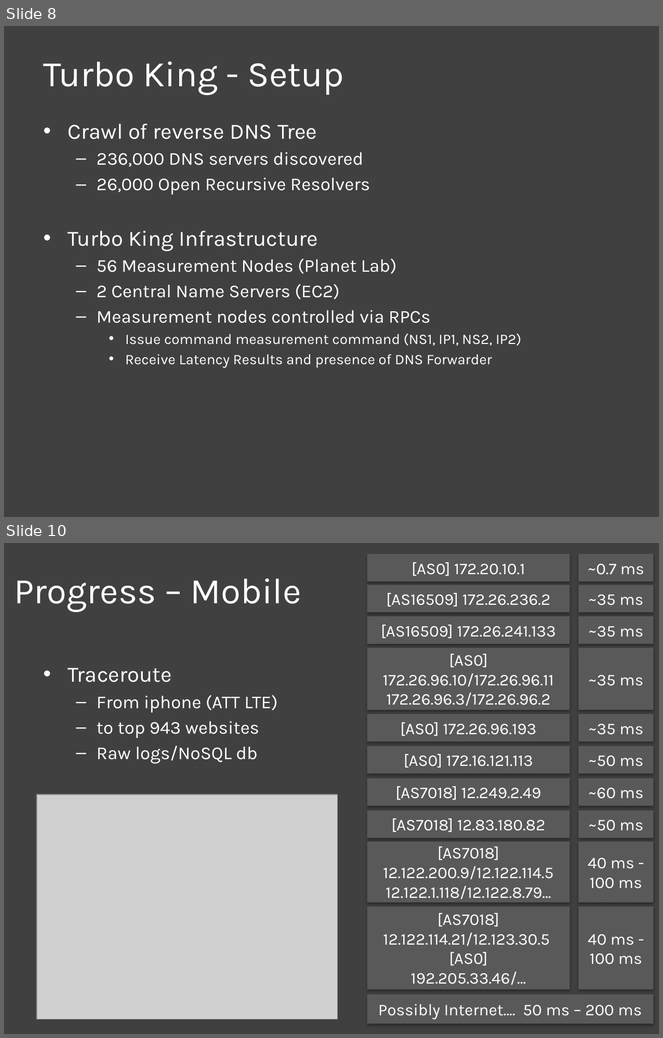
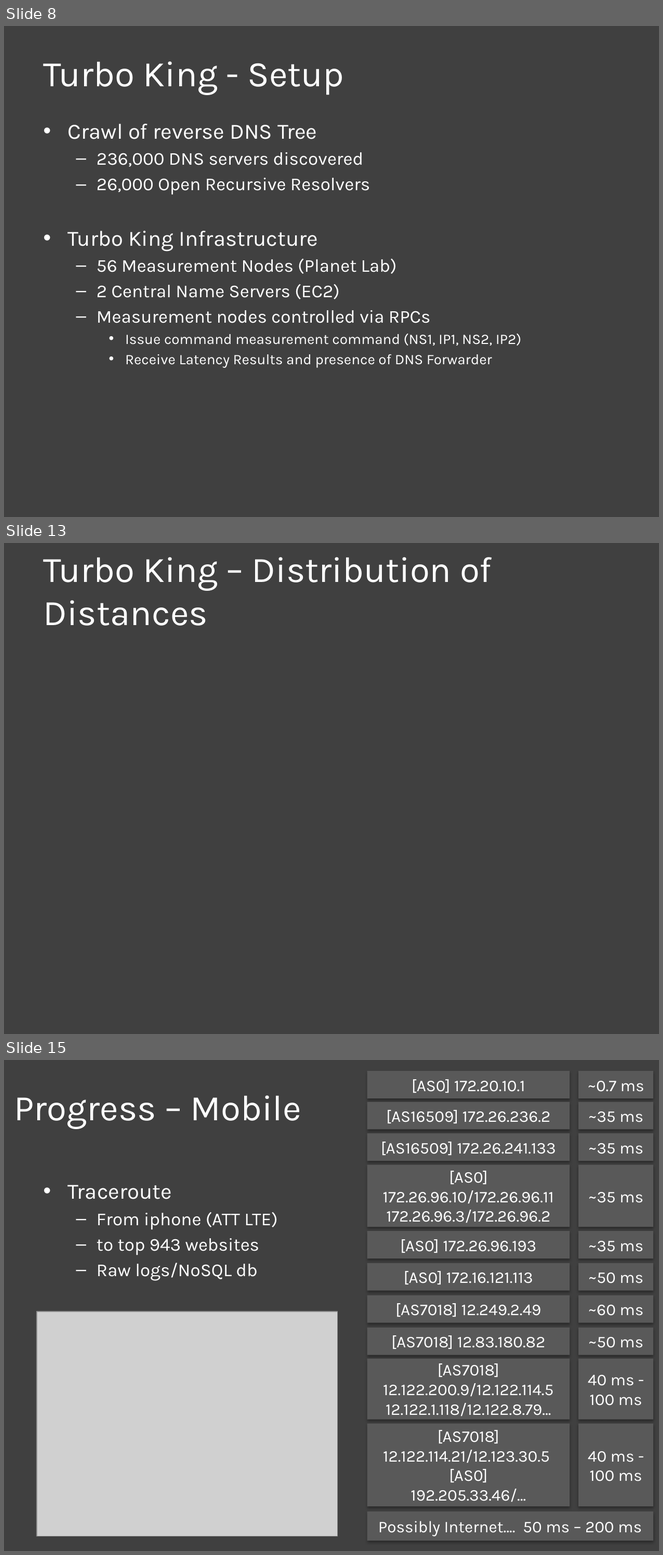
Before and after one commit to nebgnahz/CS268NetworkMeasurement, a slide deck: doc/Final/Final.pptx. Shown one above the other, each under a label of ours: slides 8 and 10 before the commit, slides 8, 13 and 15 after it; the slides between them are not shown. The pictures are 663x1038 and 663x1555 pixels, drawn with LibreOffice and Linux fonts; fonts in the diff are those of the drawing; grey boxes stand for pictures. Boxes give left, top, right and bottom in pixels: in the first picture for what was removed or moved away, otherwise in the second. Text is boxed around its words. In the diff, an @@ line names an element or a change of style, - is before the commit and + after.

```diff
--- a/doc/Final/Final.pptx
+++ b/doc/Final/Final.pptx
@@ slide 13 added at box(4, 543, 659, 1034), background #404040 @@
@@ title added at box(44, 557, 492, 626), 39.6 pt, text #FFFFFF @@
+Turbo King – Distribution of Distances
@@ what was slide 10 is now slide 15 @@
```
Also in this commit, not shown: 1 slide changed, 4 other slides added.
